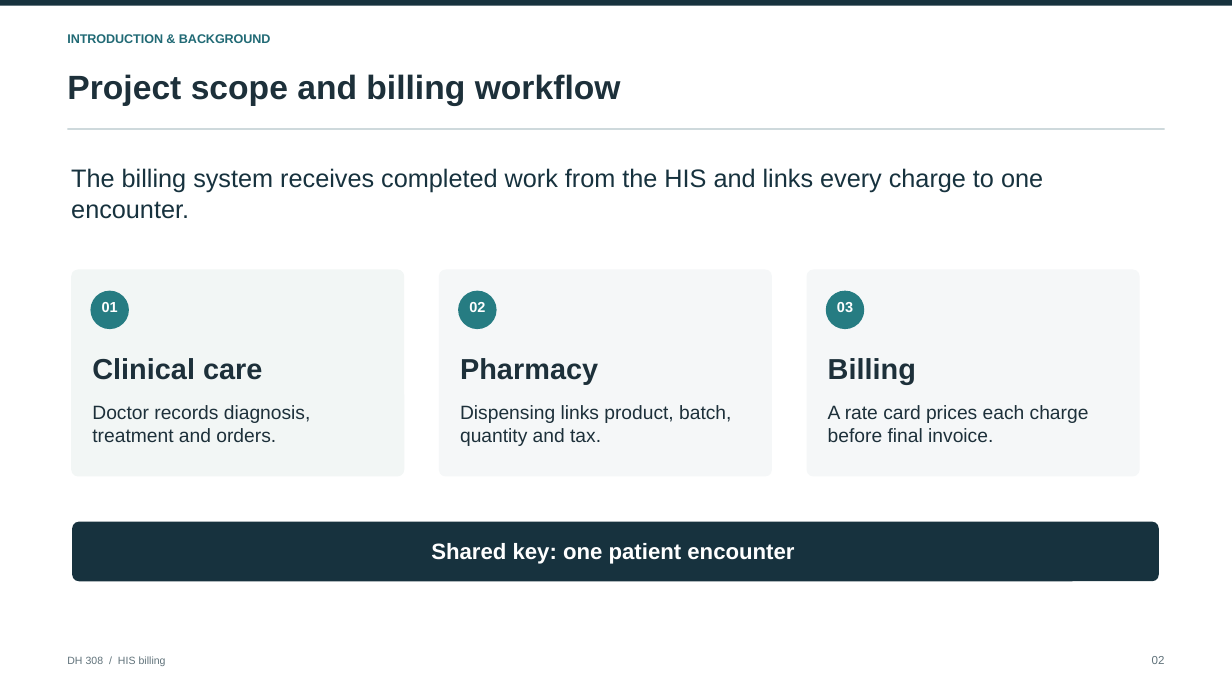
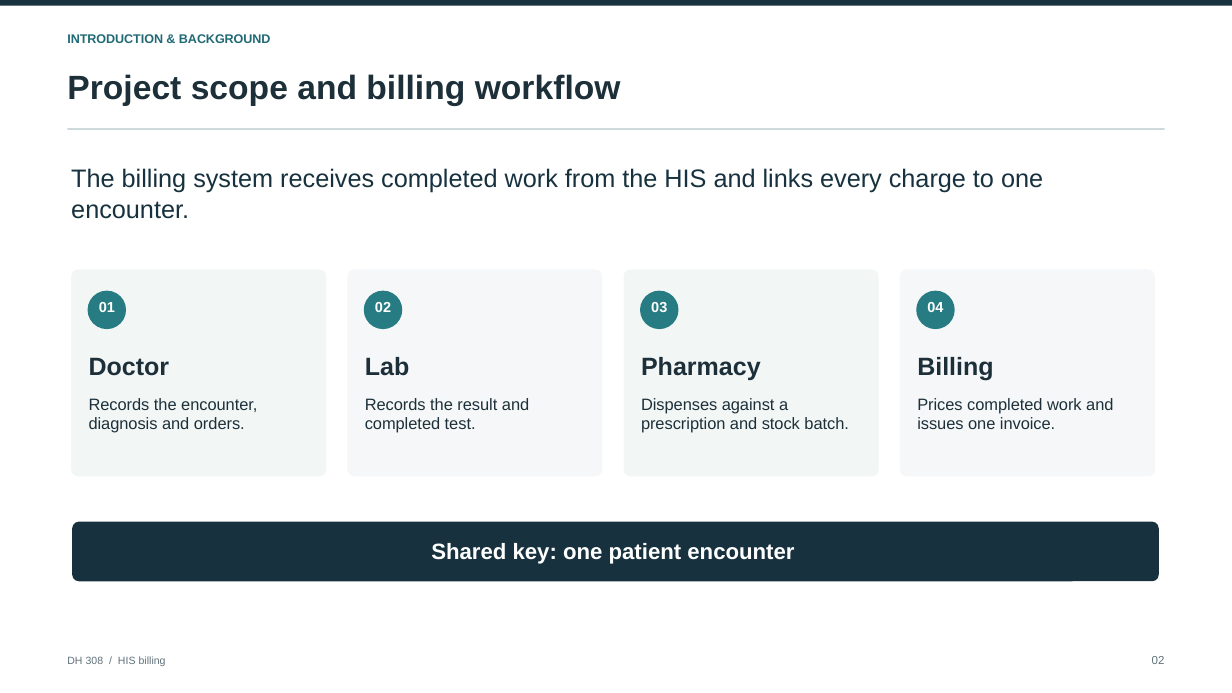
Before and after one commit to Osama-Bin-Lagging/tiveri-billing, a slide deck: slide 2 of presentation/DH308_HIS_Billing_Final.pptx. Drawn at 1232x693 pixels with LibreOffice and Linux fonts; fonts in the diff are those of the drawing. Boxes give left, top, right and bottom in pixels: in the first picture for what was removed or moved away, otherwise in the second. Text is boxed around its words. In the diff, an @@ line names an element or a change of style, - is before the commit and + after.

Commit message:
Add doctor lab pharmacy billing demo handoff

```diff
--- a/presentation/DH308_HIS_Billing_Final.pptx
+++ b/presentation/DH308_HIS_Billing_Final.pptx
@@ rounded rectangle: place and size @@
-rounded rectangle at [71,270,404,477]
+rounded rectangle at [71,270,326,477]
@@ rounded rectangle: place and size @@
-rounded rectangle at [439,270,772,477]
+rounded rectangle at [348,270,603,477]
@@ text "02": place and size @@
-text "02" at [469,302,485,312]
+text "02" at [375,302,391,312]
@@ ellipse: place and size @@
-ellipse at [458,291,497,330]
+ellipse at [364,291,403,330]
@@ rounded rectangle added at [624,270,879,477], fill #F2F6F5 @@
@@ text "03": place and size @@
-text "03" at [837,302,853,312]
+text "03" at [651,302,667,312]
@@ ellipse added at [640,291,679,330], fill #267C82 @@
@@ rounded rectangle: place and size @@
-rounded rectangle at [807,270,1140,477]
+rounded rectangle at [900,270,1155,477]
@@ ellipse: place and size @@
-ellipse at [826,291,865,330]
+ellipse at [917,291,956,330]
@@ text added at [927,302,943,312], 11.2 pt, text #FFFFFF, bold @@
+04
@@ text added at [89,357,170,376], 19.5 pt, text #1D303A, bold @@
+Doctor
@@ text removed at [92,358,262,380] @@
-Clinical care
@@ text added at [365,357,409,376], 19.5 pt, text #1D303A, bold @@
+Lab
@@ text "Pharmacy" at [641,357,761,380]: size 22.5 to 19.5 pt @@
@@ text "Pharmacy": place and size @@
-text "Pharmacy" at [460,358,598,384]
+text "Pharmacy" at [641,357,761,380]
@@ text "Billing": place and size @@
-text "Billing" at [828,358,916,384]
+text "Billing" at [917,357,993,381]
@@ text "Billing" at [917,357,993,381]: size 22.5 to 19.5 pt @@
@@ text at [89,398,257,433]: text changed; size 15 to 12.8 pt @@
-Doctor records diagnosis, treatment and orders.
+Records the encounter, diagnosis and orders.
@@ text added at [365,398,529,433], 12.8 pt, text #1D303A @@
+Records the result and completed test.
@@ text removed at [460,405,731,446] @@
-Dispensing links product, batch, quantity and tax.
@@ text added at [641,398,849,433], 12.8 pt, text #1D303A @@
+Dispenses against a prescription and stock batch.
@@ text removed at [828,405,1089,442] @@
-A rate card prices each charge before final invoice.
@@ text added at [917,398,1113,429], 12.8 pt, text #1D303A @@
+Prices completed work and issues one invoice.
```
Also in this commit, not shown: 10 other slides changed, 9 other files.
